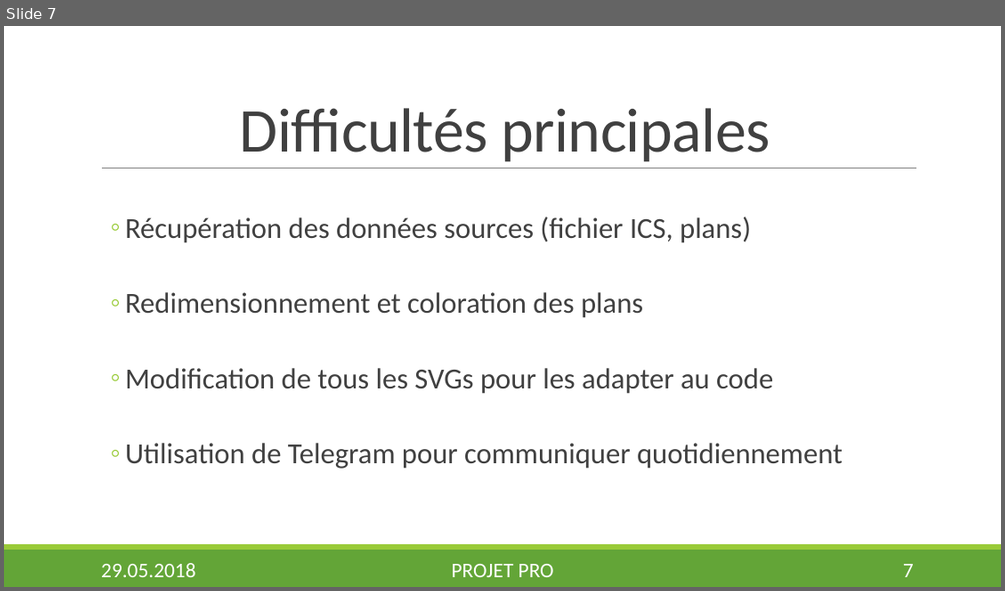
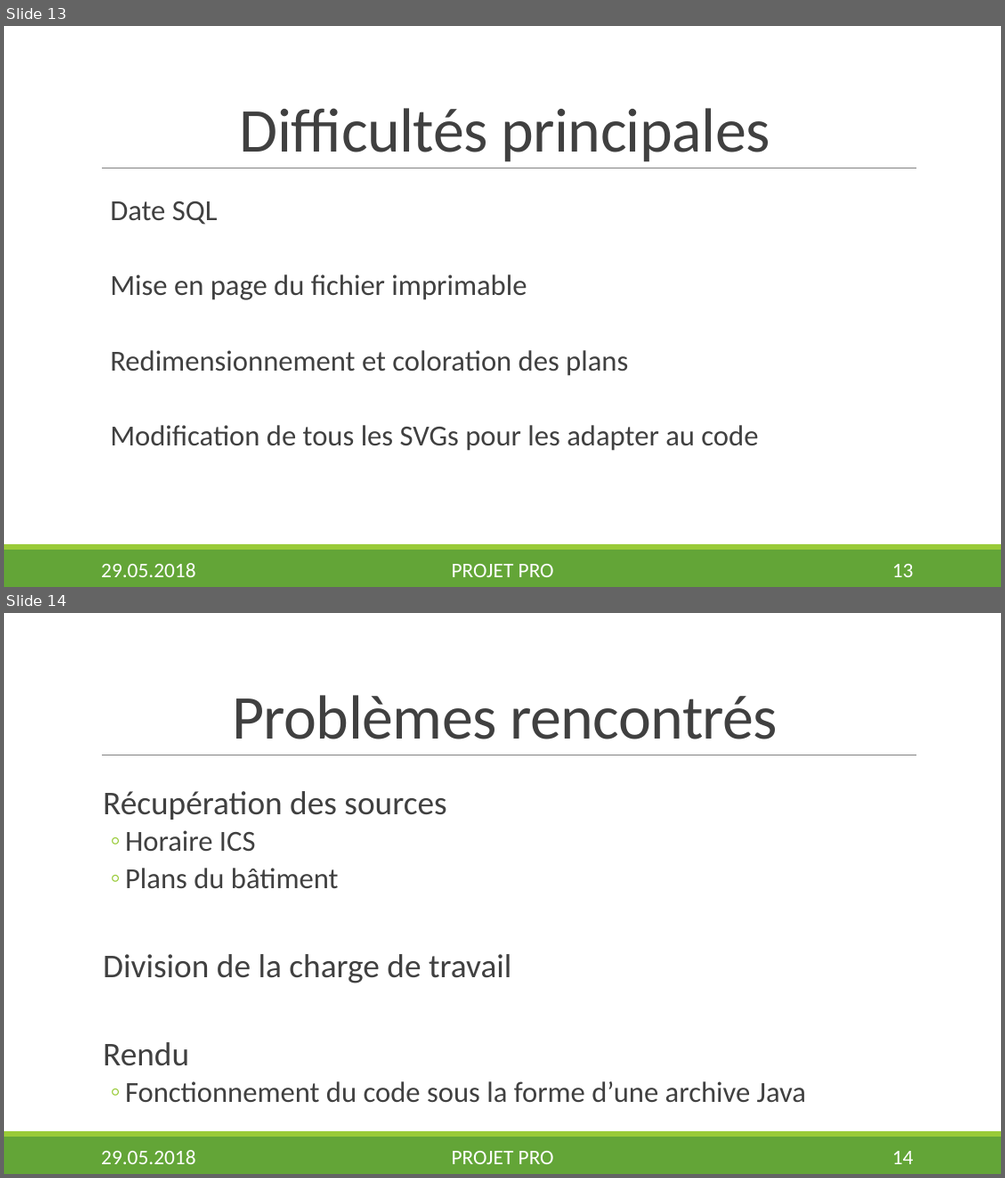
Before and after one commit to Nyahon/PRO, a slide deck: presentation/DaryllFinal.pptx. Shown one above the other, each under a label of ours: slide 7 before the commit, slides 13 and 14 after it. The pictures are 1005x591 and 1005x1178 pixels, drawn with LibreOffice and Linux fonts; fonts in the diff are those of the drawing; background and template pictures are left out. Boxes give left, top, right and bottom in pixels: in the first picture for what was removed or moved away, otherwise in the second. Text is boxed around its words. In the diff, an @@ line names an element or a change of style, - is before the commit and + after.

```diff
--- a/presentation/DaryllFinal.pptx
+++ b/presentation/DaryllFinal.pptx
@@ slide 14 added at box(4, 613, 1001, 1174), background #FFFFFF; not listed: 3 template elements that a slide beside it also shows @@
@@ title added at box(232, 695, 777, 739), 60 pt, text #404040 @@
+Problèmes rencontrés
@@ text added at box(103, 791, 806, 1102), 28 pt, text #404040 @@
+  Récupération des sources
+  ◦ Horaire ICS
+  ◦ Plans du bâtiment
+  Division de la charge de travail
+  Rendu
+  ◦ Fonctionnement du code sous la forme d’une archive Java
@@ text added at box(101, 1150, 195, 1164), 20 pt, text #FFFFFF @@
+29.05.2018
@@ text added at box(452, 1151, 554, 1164), 20 pt, text #FFFFFF @@
+PROJET PRO
@@ page number added at box(892, 1151, 914, 1164), 20 pt, text #FFFFFF @@
+14
@@ what was slide 7 is now slide 13 @@
@@ slide 13 changed as well @@
@@ text at box(110, 201, 526, 300): text changed @@
-  ◦ Récupération des données sources (fichier ICS, plans)
+  Date SQL
+  Mise en page du fichier imprimable
@@ text at box(110, 350, 758, 451): bullet ◦ to none @@
@@ text at box(125, 443, 842, 468): paragraph removed @@
-  ◦ Utilisation de Telegram pour communiquer quotidiennement
@@ page number at box(892, 564, 914, 577): text changed @@
-7
+13
```
Also in this commit, not shown: 7 other slides changed, 9 other slides added, 1 other file.
